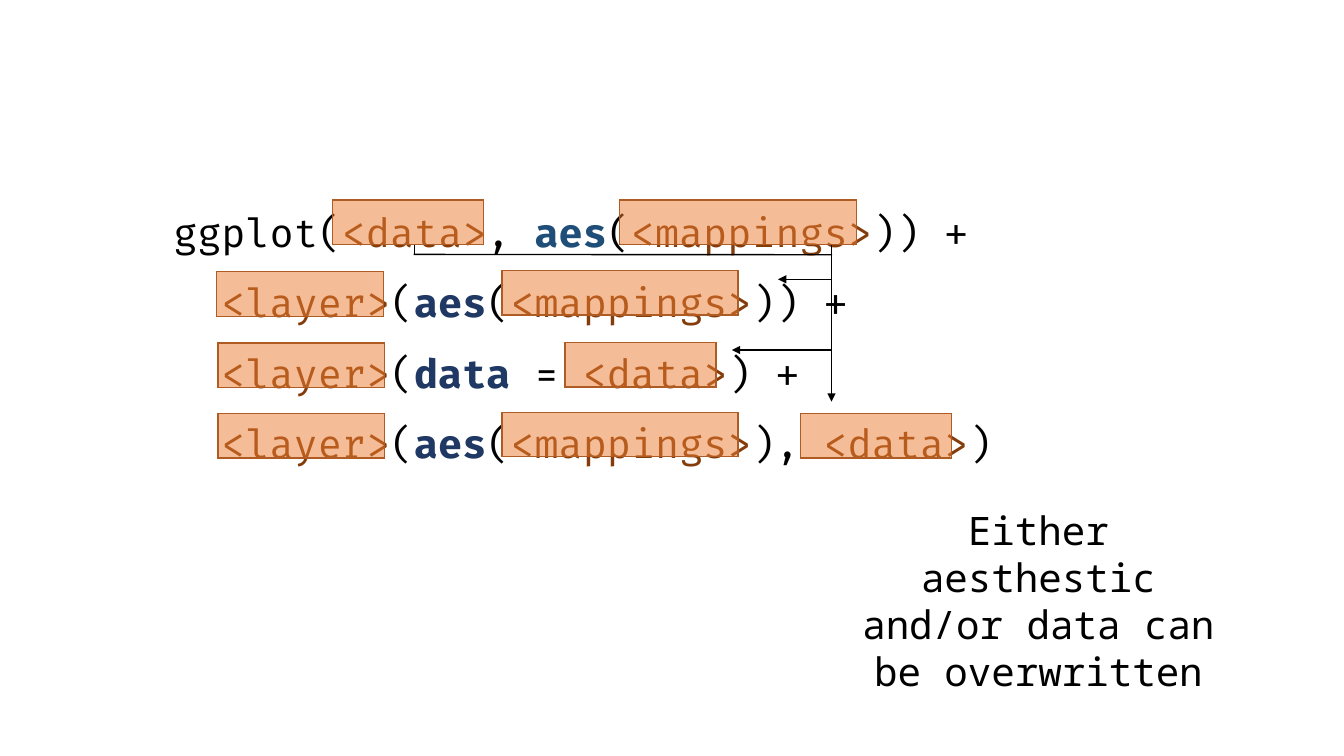
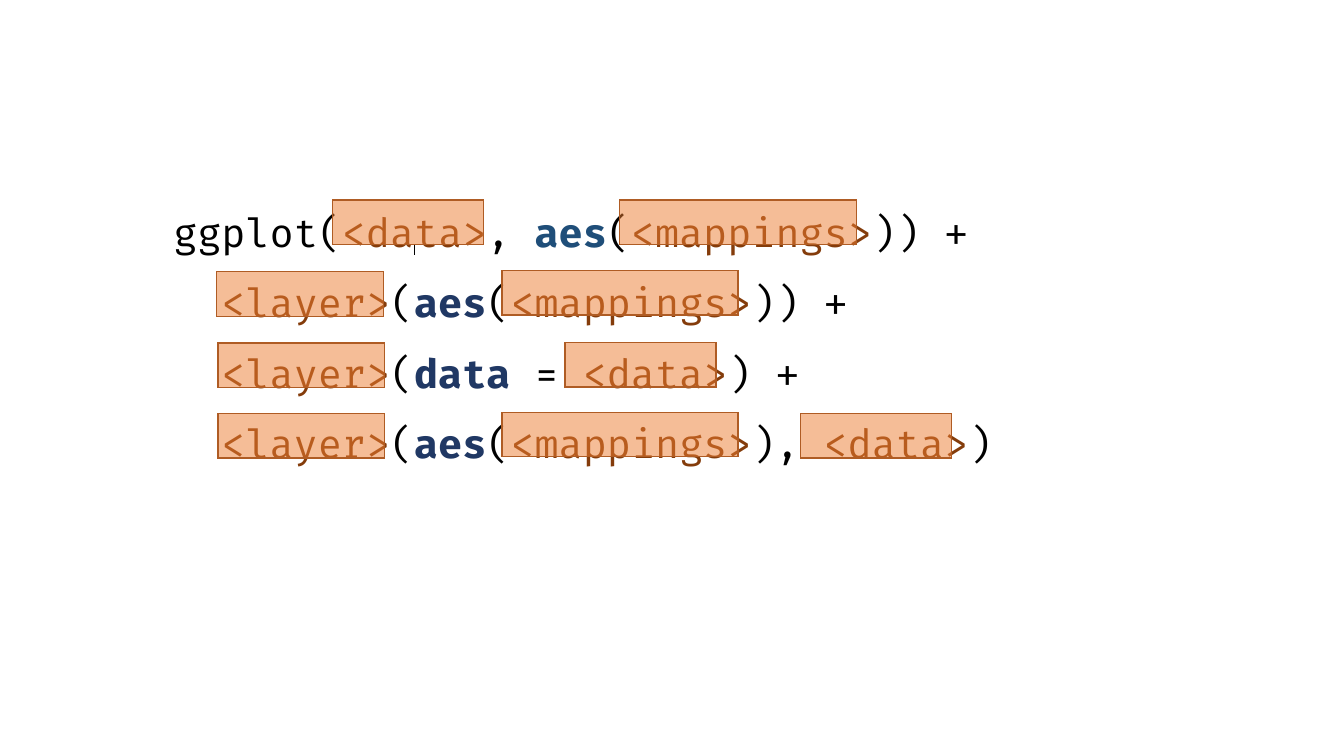
Before and after one commit to emitanaka/biometrics2019, a slide deck: slide 3 of images/images.pptx. Drawn at 1344x756 pixels with LibreOffice and Linux fonts; fonts in the diff are those of the drawing. Boxes give left, top, right and bottom in pixels: in the first picture for what was removed or moved away, otherwise in the second. Text is boxed around its words. In the diff, an @@ line names an element or a change of style, - is before the commit and + after.

```diff
--- a/images/images.pptx
+++ b/images/images.pptx
@@ line removed from (832, 255) to (413, 254) @@
@@ line removed from (832, 245) to (832, 350) @@
@@ arrow removed from (831, 279) to (778, 279) @@
@@ arrow removed from (832, 350) to (732, 350) @@
@@ arrow removed from (832, 350) to (832, 401) @@
@@ text removed at (862,515,1214,687) @@
-Either aesthestic and/or data can be overwritten
```
Also in this commit, not shown: 2 other slides changed, 50 other files.
